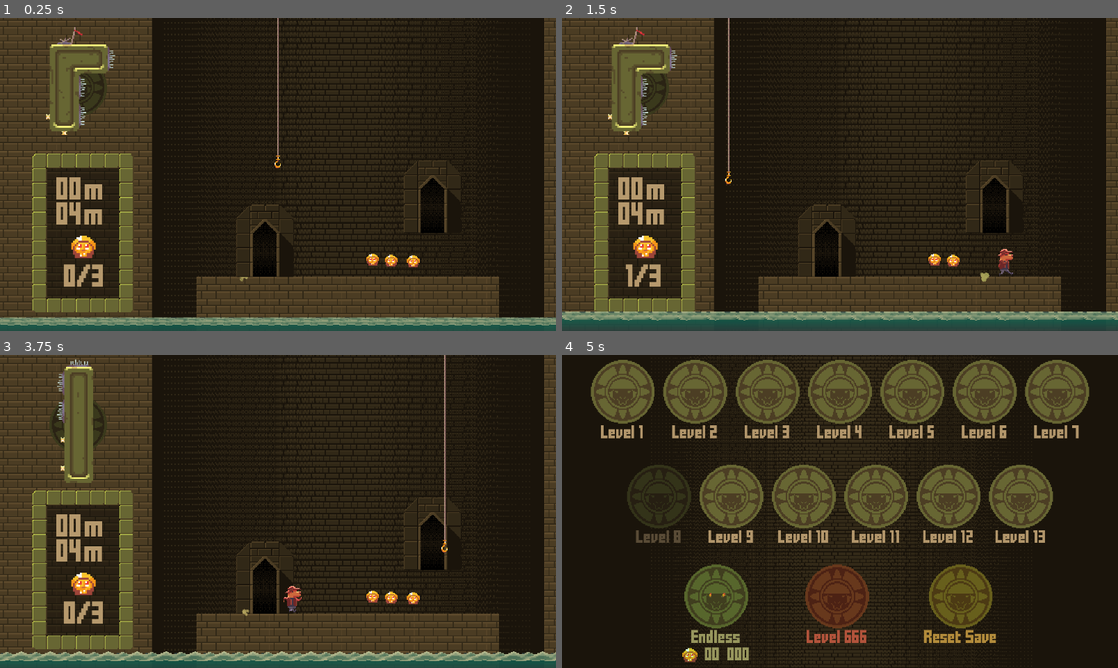
Above: before the commit, frames 1-4 (two rows, left to right).
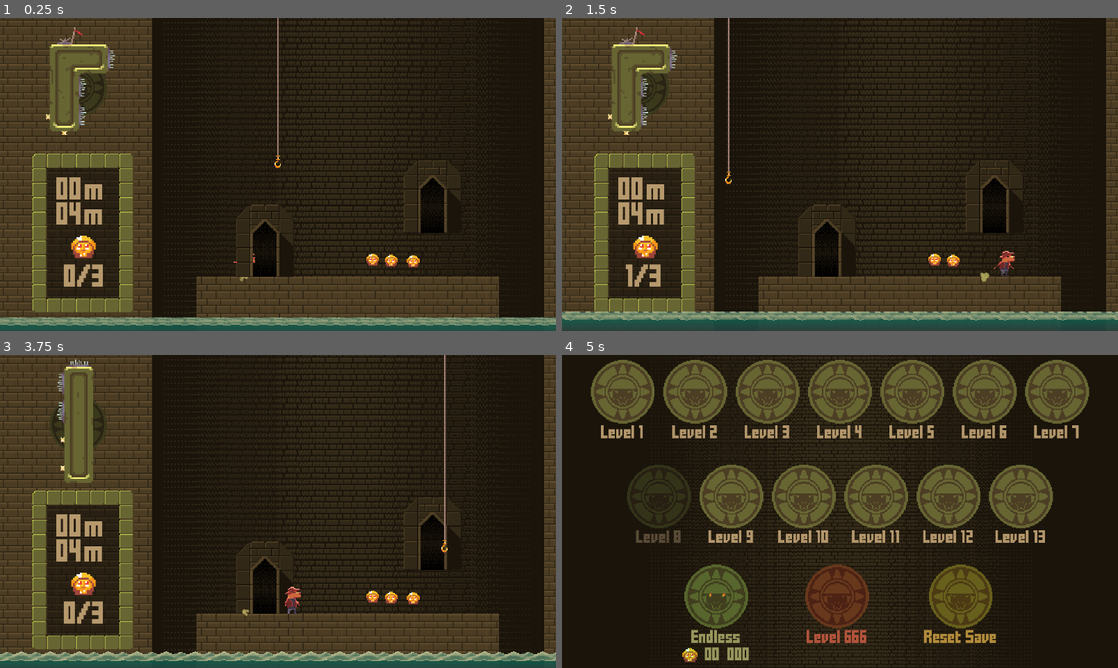
Above: after the commit, the same moments.

Repository: The-First-Pancake/gmtk-game-jam-2024
Game: Godot game, scene res://Levels/OliverTest4.tscn
The game is run twice, just before and just after one commit, with the same random seed, the same clock (stepped at 60 frames per second) and the same inputs. This scene is started directly instead of the project's main scene. The engine's default icon, where the game draws it, is replaced by a stand-in: a white triangle on a blue panel in a dark square. Sound files missing from this copy of the repository are replaced by a short silence.
Inputs (mouse positions are in pixels of both pictures, inside the frame that each line leads up to):
- Up to frame 1 (0.25 s): no input
- Up to frame 2 (1.5 s): move the mouse to (639, 86) at 0.52 s; press the mouse at (639, 86) at 0.53 s; hold Right (move_right) from 0.53 s (still down); tap Space (jump) at 0.77 s; move the mouse to (728, 190) at 1.27 s; release the mouse at (728, 190) at 1.28 s; right-click (728, 190) at 1.35 s
- Up to frame 3 (3.75 s): tap Space (jump) at 1.52, 3.02 s; move the mouse to (333, 442) at 2.02 s; release Right (move_right) at 2.03 s; press the mouse at (333, 442) at 2.03 s; hold Left (move_left) 2.03-2.78 s; move the mouse to (250, 574) at 2.77 s; release the mouse at (250, 574) at 2.78 s; hold Right (move_right) from 2.78 s (still down); right-click (250, 574) at 2.85 s; click (250, 574) at 2.92 s; move the mouse to (444, 558) at 3.52 s; press the mouse at (444, 558) at 3.53 s
- Up to frame 4 (5 s): tap Space (jump) at 3.77, 4.52 s; move the mouse to (673, 464) at 4.27 s; release Right (move_right) at 4.28 s; release the mouse at (673, 464) at 4.28 s; hold Left (move_left) from 4.28 s (still down); right-click (673, 464) at 4.35 s

The runs differ from the first frame. In frame 1, less than 0.1% of the frame differs, in the area x 42-46%, y 75-79%; in frame 2, 0.1%, in the area x 77-82%, y 73-83%; in frame 3, 0.1%; in frame 4, nothing differs.
Error before the commit: Invalid access to property or key 'stream_paused' on a base object of type 'Nil'. (res://Scripts/Player.gd:212)
Error after the commit: Invalid access to property or key 'stream_paused' on a base object of type 'Nil'. (res://Scripts/Player.gd:232)

Commit message:
Update griddy code

Diff:
--- a/Scripts/Player.gd
+++ b/Scripts/Player.gd
@@ -198,6 +198,9 @@
 		slide_sound_playing = false
 		grab_sound_playing = false
 		if abs(velocity.x) > 10:
+			if AudioManager.current_music.stream_paused == true:
+				AudioManager.current_music.stream_paused = false
+				griddy_sound.stop()
 			sprite_animator.play("walk")
 			footstep_animator.play("footsteps")
 		else:
@@ -226,6 +229,9 @@
 		slide_sound_playing = false
 		grab_sound_playing = false
 		footstep_animator.stop()
+		if AudioManager.current_music.stream_paused == true:
+			AudioManager.current_music.stream_paused = false
+			griddy_sound.stop()
 		if abs(velocity.x) > 750:
 			sprite_animator.play("jump_reach")
 		else:
